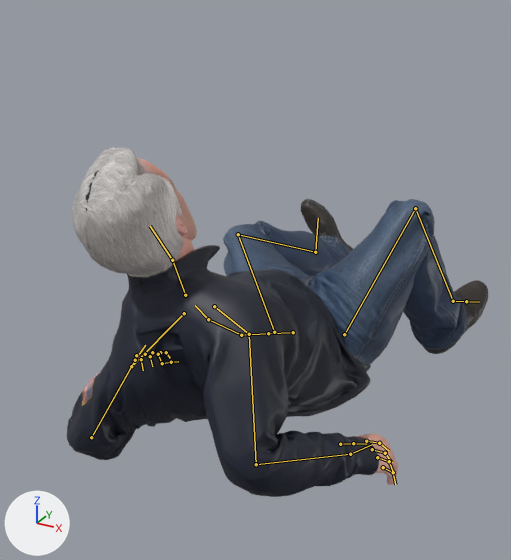
Two versions of the glTF model Projects/StrongestInHistoryVsToday/res/Models/Characters/Boss/sih_boss.gltf, one commit apart.
Both versions are drawn from a 50 mm camera at (0.718, -1.495, 0.988) aimed at (-0.085, -0.035, 0.258). Lighting does not change. The marker at lower left points along +X, +Y and +Z. The picture after the commit comes second. Both versions are drawn at frame 7 of the action 'Get_Up'; the numbers are the values there. The bones that change, and the others that lie on the model, are drawn over the model as lines.

In view in the first picture: 'sih_boss', 'sih_boss_head'.
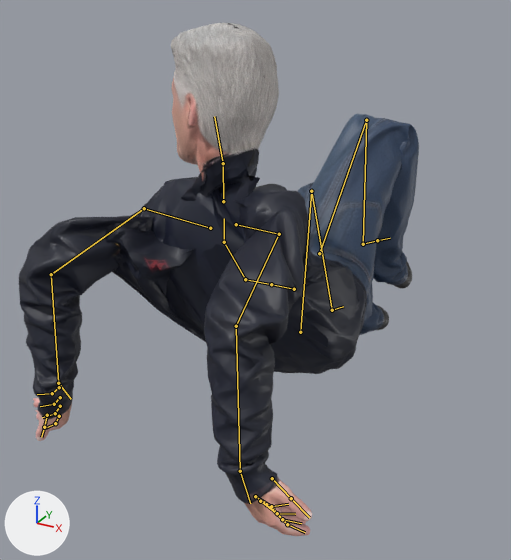
Where the change shows, as pixel boxes [x1, y1, x2, y2] in the pictures (511 x 560 px):
'sih_boss', posed (42% taller)
    before: [67, 199, 488, 497]
    after: [19, 113, 419, 536]
'sih_boss_head', posed
    before: [72, 148, 197, 286]
    after: [171, 23, 279, 183]
bone 'Hips', root to tip
    before: (293, 332) to (268, 333)
    after: (294, 289) to (271, 284)
bone 'Spine', root to tip
    before: (241, 335) to (208, 319)
    after: (245, 279) to (224, 242)
bone 'Chest', root to tip
    before: (208, 319) to (195, 305)
    after: (224, 242) to (224, 218)
bone 'Neck', root to tip
    before: (185, 295) to (172, 260)
    after: (223, 201) to (223, 163)
bone 'Head', root to tip
    before: (172, 260) to (150, 226)
    after: (223, 163) to (214, 116)
bone 'Shoulder_L', root to tip
    before: (184, 313) to (131, 366)
    after: (210, 228) to (144, 208)
bone 'UpperArm_L', root to tip
    before: (131, 366) to (91, 437)
    after: (144, 208) to (51, 274)
bone 'LowerArm_L', root to tip
    before: (91, 437) to (135, 360)
    after: (51, 274) to (58, 383)
bone 'Hand_L', root to tip
    before: (135, 360) to (145, 345)
    after: (58, 383) to (71, 399)
bone 'Shoulder_R', root to tip
    before: (214, 306) to (249, 334)
    after: (236, 224) to (279, 234)
bone 'UpperArm_R', root to tip
    before: (249, 334) to (256, 464)
    after: (279, 234) to (236, 326)
bone 'LowerArm_R', root to tip
    before: (256, 464) to (350, 454)
    after: (236, 326) to (240, 471)
bone 'Hand_R', root to tip
    before: (350, 454) to (372, 444)
    after: (240, 471) to (250, 503)
bone 'Thigh_L', root to tip
    before: (274, 332) to (238, 234)
    after: (300, 332) to (311, 191)
bone 'Shin_L', root to tip
    before: (238, 234) to (315, 252)
    after: (311, 191) to (332, 310)
bone 'Foot_L', root to tip
    before: (315, 252) to (318, 218)
    after: (332, 310) to (343, 306)
bone 'Thigh_R', root to tip
    before: (344, 334) to (415, 208)
    after: (319, 253) to (366, 120)
bone 'Shin_R', root to tip
    before: (415, 208) to (453, 301)
    after: (366, 120) to (363, 244)
bone 'Foot_R', root to tip
    before: (453, 301) to (466, 301)
    after: (363, 244) to (377, 240)

The change in detail:
Bone 'Hips' (bone_hips) moves from (0.0, -0.896, -0.034) to (0.0, -0.769, -0.029).
Bone 'Hips' (bone_hips) turns from (-65, 0, -12) to (-86, 28, -88) degrees about its own x, y and z.
Bone 'Spine' (bone_spine) turns from (16, 4, -2) to (4, 0, 32) degrees about its own x, y and z.
Bone 'Chest' (bone_chest) turns from (22, 11, -1) to (2, -4, 40) degrees about its own x, y and z.
Bone 'Neck' (bone_neck) turns from (30, -8, 0) to (0, 0, 0) degrees about its own x, y and z.
Bone 'Head' (bone_head) turns from (-34, 3, 14) to (0, 0, 0) degrees about its own x, y and z.
Bone 'Shoulder_L' (bone_shoulder_l) turns from (-8, 16, 30) to (-34, 113, -114) degrees about its own x, y and z.
Bone 'UpperArm_L' (bone_upperarm_l) turns from (43, 11, 38) to (106, 23, 111) degrees about its own x, y and z.
Bone 'LowerArm_L' (bone_lowerarm_l) turns from (73, 2, 18) to (-33, 23, 42) degrees about its own x, y and z.
Bone 'Hand_L' (bone_hand_l) turns from (-20, 16, -7) to (-19, 10, 34) degrees about its own x, y and z.
Bone 'Shoulder_R' (bone_shoulder_r) turns from (0, -11, -29) to (-1, 69, -95) degrees about its own x, y and z.
Bone 'UpperArm_R' (bone_upperarm_r) turns from (-33, -12, -14) to (-27, -7, -104) degrees about its own x, y and z.
Bone 'LowerArm_R' (bone_lowerarm_r) turns from (63, -21, -3) to (-47, 26, 39) degrees about its own x, y and z.
Bone 'Hand_R' (bone_hand_r) turns from (17, -14, -9) to (-7, 9, 14) degrees about its own x, y and z.
Bone 'Thigh_L' (bone_thigh_l) turns from (-48, -23, -31) to (-19, 8, 93) degrees about its own x, y and z.
Bone 'Shin_L' (bone_shin_l) turns from (70, -41, 10) to (7, 8, -143) degrees about its own x, y and z.
Bone 'Foot_L' (bone_foot_l) turns from (-43, 15, 11) to (-1, -21, 67) degrees about its own x, y and z.
Bone 'Thigh_R' (bone_thigh_r) turns from (-66, 29, 29) to (12, -8, 76) degrees about its own x, y and z.
Bone 'Shin_R' (bone_shin_r) turns from (111, 11, -4) to (1, -14, -136) degrees about its own x, y and z.
Bone 'Foot_R' (bone_foot_r) turns from (-6, -9, -24) to (30, -30, 39) degrees about its own x, y and z.
